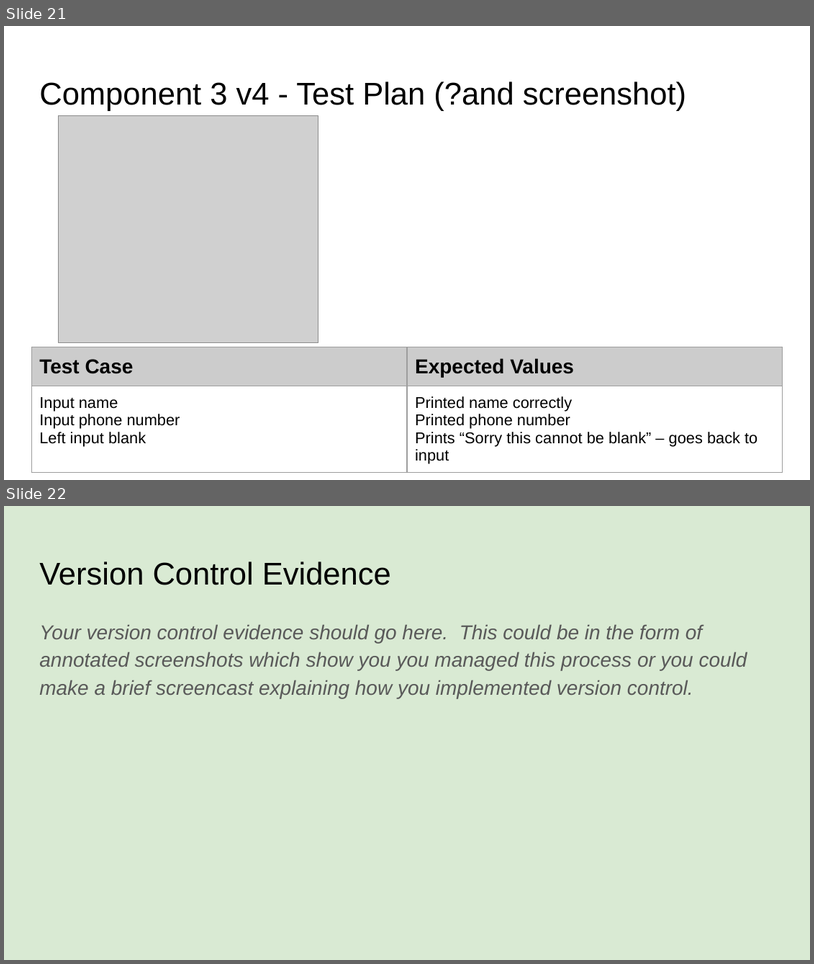
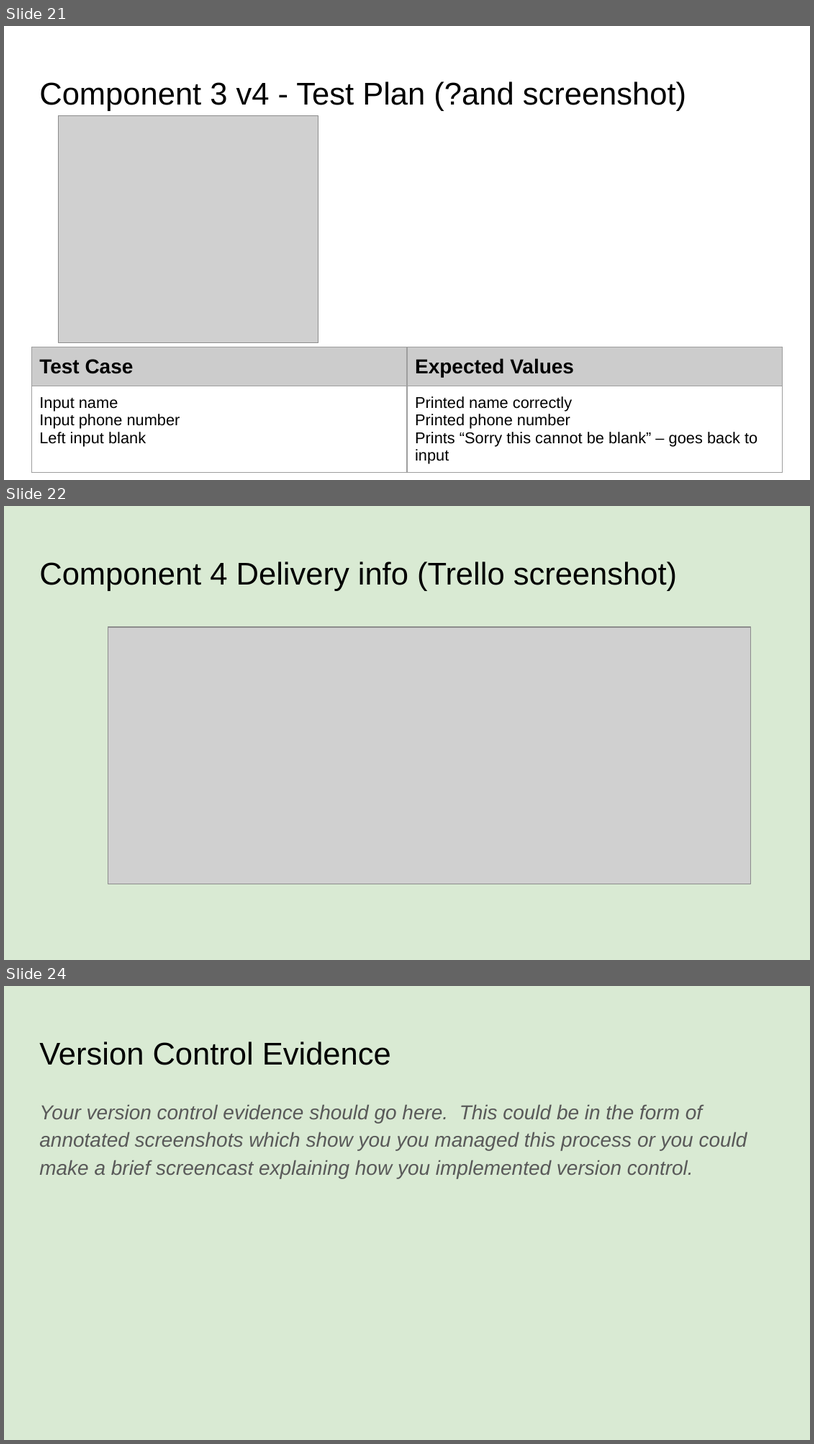
Before and after one commit to James-Wilde/Pizza_Bot, a slide deck: 022_91893+_+91897+Documentation.pptx. Shown one above the other, each under a label of ours: slides 21 and 22 before the commit, slides 21, 22 and 24 after it; the slides between them are not shown. The pictures are 814x964 and 814x1444 pixels, drawn with LibreOffice and Linux fonts; fonts in the diff are those of the drawing; grey boxes stand for pictures. Boxes give left, top, right and bottom in pixels: in the first picture for what was removed or moved away, otherwise in the second. Text is boxed around its words. In the diff, an @@ line names an element or a change of style, - is before the commit and + after.

```diff
--- a/022_91893+_+91897+Documentation.pptx
+++ b/022_91893+_+91897+Documentation.pptx
@@ slide 22 added at [4, 506, 810, 960], background #D9EAD3 @@
@@ title added at [39, 561, 677, 591], 28 pt, text #000000 @@
+Component 4 Delivery info (Trello screenshot)
@@ picture added at [108, 627, 751, 883] @@
@@ what was slide 22 is now slide 24 @@
```
Also in this commit, not shown: 1 other slide added, 1 other file.
